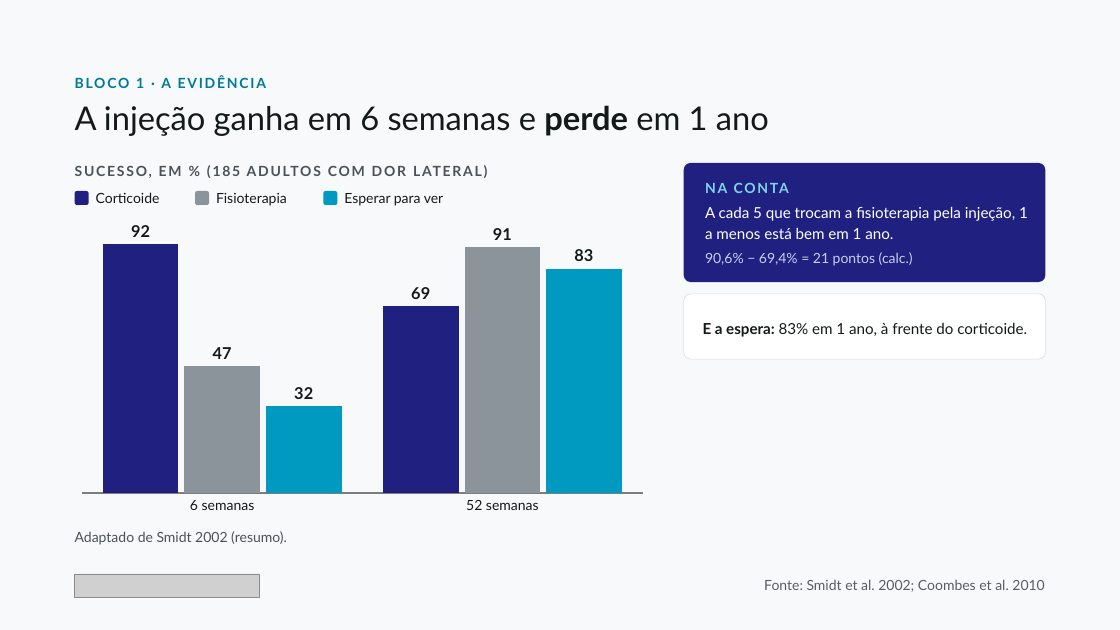
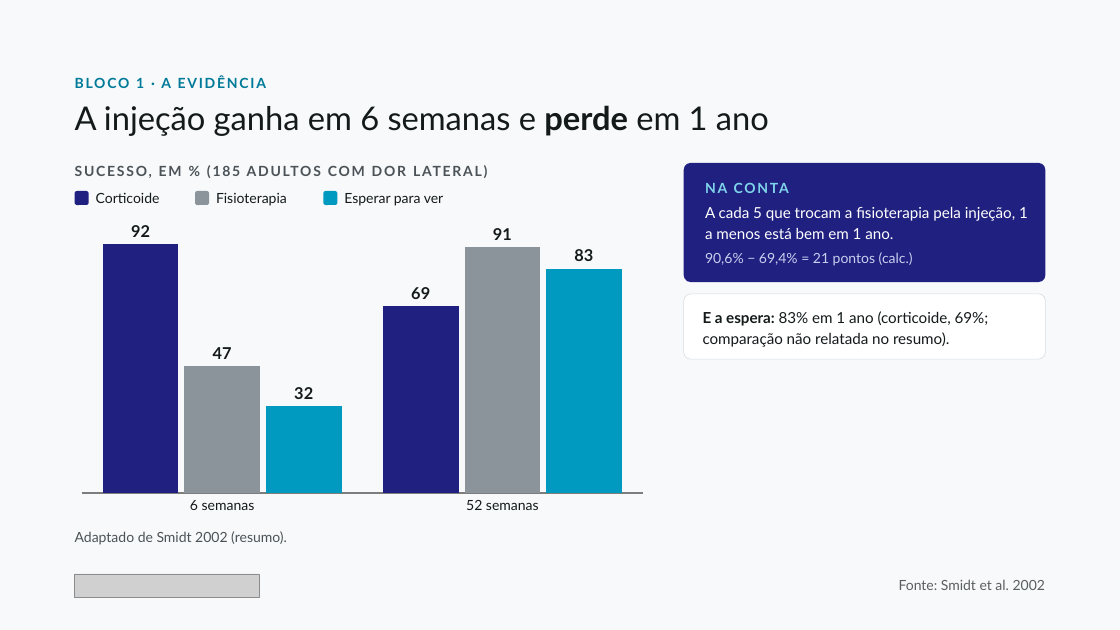
Before and after one commit to dossantosdanieel/illic, a slide deck: slide 5 of aulas/2026-11-cotovelo-lateral-2-reabilitacao/04_aula/cotovelo-lateral-2-reabilitacao.pptx. Drawn at 1120x630 pixels with LibreOffice and Linux fonts; fonts in the diff are those of the drawing; grey boxes stand for pictures. Boxes give left, top, right and bottom in pixels: in the first picture for what was removed or moved away, otherwise in the second. Text is boxed around its words. In the diff, an @@ line names an element or a change of style, - is before the commit and + after.

```diff
--- a/aulas/2026-11-cotovelo-lateral-2-reabilitacao/04_aula/cotovelo-lateral-2-reabilitacao.pptx
+++ b/aulas/2026-11-cotovelo-lateral-2-reabilitacao/04_aula/cotovelo-lateral-2-reabilitacao.pptx
@@ text in rounded rectangle at [703, 311, 989, 347]: text changed @@
-E a espera: 83% em 1 ano, à frente do corticoide.
+E a espera: 83% em 1 ano (corticoide, 69%; comparação não relatada no resumo).
@@ text at [899, 579, 1045, 590]: text changed @@
-Fonte: Smidt et al. 2002; Coombes et al. 2010
+Fonte: Smidt et al. 2002
```
Also in this commit, not shown: 6 other slides changed, 23 other files.
